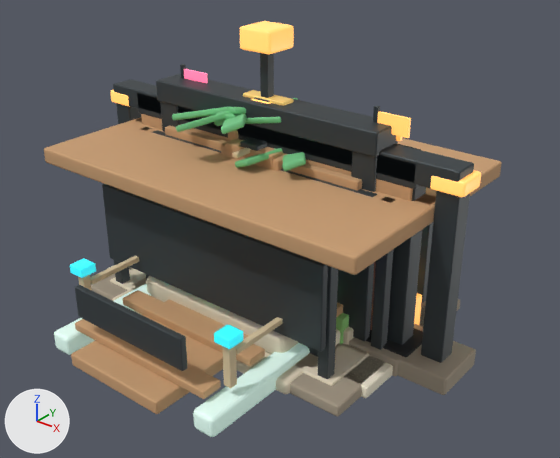
The glTF model play/game-assets/polish-props.glb as it was, and as the next commit left it.
Rendered twice from a 50 mm lens placed at (8.95, -10.81, 8.46), pointed at (0.42, -0.14, 1.85). Arrows for +X, +Y and +Z are at lower left; the lights stay in place. The picture after the commit comes second. Where no turn or scale is listed for an object, it has been applied to the vertices.

Before the edit, the objects in view are built like this:
```python
me_cube_185 = bpy.data.meshes.new('Cube.185')
me_cube_185.from_pydata(...)  # 56 vertices, 108 faces; spans x -1.8..1.8, y -1.8..1.8, z -0.26..0.26
me_cube_185.materials.append(mat_polish_warm_limestone)  # beige #e5d8bf
me_cube_288 = bpy.data.meshes.new('Cube.288')
me_cube_288.from_pydata(...)  # 56 vertices, 108 faces; spans x -0.45..0.45, y -0.45..0.45, z -0.2..0.2
me_cube_288.materials.append(mat_polish_tire_rubber)  # black #1d1f21
me_cube_570 = bpy.data.meshes.new('Cube.570')
me_cube_570.from_pydata(...)  # 56 vertices, 108 faces; spans x -2.7..2.7, y -0.08..0.08, z -0.82..0.82
me_cube_570.materials.append(mat_polish_charcoal_metal)  # dark grey #384044
ob_campusfountain_basin = bpy.data.objects.new('CampusFountain_Basin', me_cube_185)
ob_campusfountain_basin.location = (0.0, 0.0, 0.48)
ob_stuntcheckpoint_rightbase = bpy.data.objects.new('StuntCheckpoint_RightBase', me_cube_288)
ob_stuntcheckpoint_rightbase.location = (3.1, 0.0, 0.2)
ob_workshopcanopy_backpanel = bpy.data.objects.new('WorkshopCanopy_BackPanel', me_cube_570)
ob_workshopcanopy_backpanel.location = (0.0, -1.82, 1.72)
# also in view: 'HarborPier_DockSign' at (0.0, -3.72, 1.25); 'DistrictGateway_Lamp.001' at (3.9, 0.04, 3.7); 'ProjectGantry_TopBeam' at (0.0, 0.0, 3.34); 'HarborPier_Pontoon.001' at (1.82, 0.0, 0.2); 'StuntCheckpoint_Post.001' at (3.1, 0.0, 2.0)
```
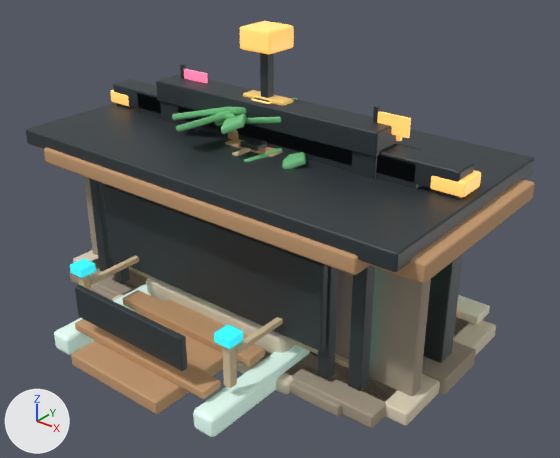
Not visible in the pictures: 'ProcessCrane_Post.001'.

The change, as a diff of the scene's bpy script:
```diff
--- a/play/game-assets/polish-props.glb.py
+++ b/play/game-assets/polish-props.glb.py
@@ ob_processcrane_post_001 @@
+ob_processcrane_post_001 = bpy.data.objects.new('ProcessCrane_Post.001', me_cube_333_1)  # 56 vertices, 108 faces; spans x -0.16..0.16, y -0.16..0.16, z -1.78..1.78; in mat_polish_charcoal_metal (dark grey #384044)
+ob_processcrane_post_001.location = (3.2, 0.0, 2.0)
@@ ob_terminalcanopy_roof @@
+ob_terminalcanopy_roof = bpy.data.objects.new('TerminalCanopy_Roof', me_cube_303_1)  # 56 vertices, 108 faces; spans x -4.3..4.3, y -2.41..2.41, z -0.16..0.16; in mat_polish_charcoal_metal (dark grey #384044)
+ob_terminalcanopy_roof.location = (0.0, 0.0, 3.34)
@@ ob_terminalcanopy_post_003 @@
+ob_terminalcanopy_post_003 = bpy.data.objects.new('TerminalCanopy_Post.003', me_cube_301_1)  # 56 vertices, 108 faces; spans x -0.13..0.13, y -0.13..0.13, z -1.58..1.58; in mat_polish_charcoal_metal (dark grey #384044)
+ob_terminalcanopy_post_003.location = (3.25, -1.55, 1.72)
@@ ob_terminalcanopy_post_001 @@
+ob_terminalcanopy_post_001 = bpy.data.objects.new('TerminalCanopy_Post.001', me_cube_297_1)  # 56 vertices, 108 faces; spans x -0.13..0.13, y -0.13..0.13, z -1.58..1.58; in mat_polish_charcoal_metal (dark grey #384044)
+ob_terminalcanopy_post_001.location = (-3.25, -1.55, 1.72)
@@ ob_terminalcanopy_deck @@
+ob_terminalcanopy_deck = bpy.data.objects.new('TerminalCanopy_Deck', me_cube_294_1)  # 56 vertices, 108 faces; spans x -3.9..3.9, y -2.1..2.1, z -0.14..0.14; in mat_polish_stone_shadow (beige #a69986)
+ob_terminalcanopy_deck.location = (0.0, 0.0, 0.14)
@@ ob_terminalcanopy_cablerun_001 @@
+ob_terminalcanopy_cablerun_001 = bpy.data.objects.new('TerminalCanopy_CableRun.001', me_cube_312_1)  # 56 vertices, 108 faces; spans x -3.25..3.25, y -0.06..0.06, z -0.05..0.05; in mat_polish_salt_rope (beige #ddc8a2)
+ob_terminalcanopy_cablerun_001.location = (0.0, -1.35, 0.45)
@@ ob_documentarcade_step_001 @@
+ob_documentarcade_step_001 = bpy.data.objects.new('DocumentArcade_Step.001', me_cube_293_1)  # 56 vertices, 108 faces; spans x -0.9..0.9, y -0.28..0.28, z -0.09..0.09; in mat_polish_cv_paper (pale yellow #f6efd7)
+ob_documentarcade_step_001.location = (3.1, 1.72, 0.36)
@@ ob_documentarcade_roof @@
+ob_documentarcade_roof = bpy.data.objects.new('DocumentArcade_Roof', me_cube_284_1)  # 56 vertices, 108 faces; spans x -4.55..4.55, y -1.96..1.96, z -0.17..0.17; in mat_polish_sunlit_wood (brown #c89e73)
+ob_documentarcade_roof.location = (0.0, -0.06, 3.08)
@@ ob_documentarcade_floor @@
+ob_documentarcade_floor = bpy.data.objects.new('DocumentArcade_Floor', me_cube_274_1)  # 56 vertices, 108 faces; spans x -4.3..4.3, y -1.7..1.7, z -0.14..0.14; in mat_polish_warm_limestone (beige #e5d8bf)
+ob_documentarcade_floor.location = (0.0, 0.0, 0.14)
@@ ob_documentarcade_backwall @@
+ob_documentarcade_backwall = bpy.data.objects.new('DocumentArcade_BackWall', me_cube_283_1)  # 56 vertices, 108 faces; spans x -4.15..4.15, y -0.14..0.14, z -1.28..1.28; in mat_polish_stone_shadow (beige #a69986)
+ob_documentarcade_backwall.location = (0.0, -1.12, 1.52)
```

Pixel boxes [x1, y1, x2, y2] of what changed, in the pictures (560 x 458 px):
'TerminalCanopy_Roof', added: after [25, 103, 535, 272]
'DocumentArcade_BackWall', added: after [84, 177, 431, 396]
'DocumentArcade_Roof', added: after [38, 147, 535, 283]
'TerminalCanopy_Deck', added: after [70, 260, 485, 428]
'DocumentArcade_Floor', added: after [73, 250, 496, 426]
'TerminalCanopy_Post.003', added: after [348, 265, 375, 391]
'TerminalCanopy_Post.001', added: after [89, 178, 114, 271]
'DocumentArcade_Step.001', added (pale yellow): after [456, 295, 490, 325]
'TerminalCanopy_CableRun.001', added (mostly hidden): after [129, 267, 349, 368]
'WorkshopCanopy_Roof', unchanged, covered by the edit: before [44, 117, 502, 275]; after [44, 147, 371, 275]
'StuntCheckpoint_Post.001', unchanged, covered by the edit: before [387, 186, 426, 345]
'WorkshopCanopy_Deck', unchanged, covered by the edit: before [91, 267, 460, 416]; after [91, 284, 342, 416]
'ProjectDisplayRack_BackRail', unchanged, covered by the edit: before [152, 130, 377, 341]
